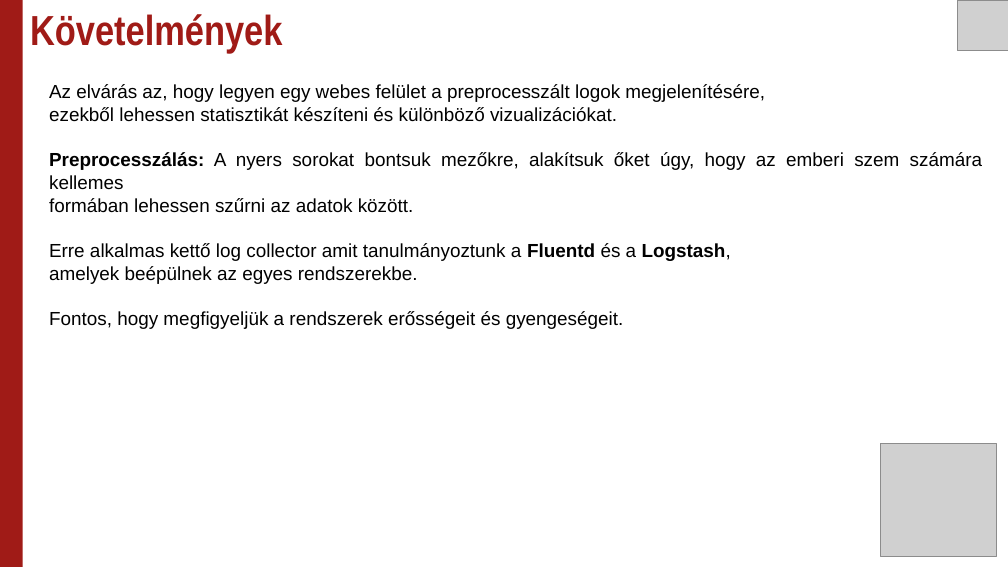
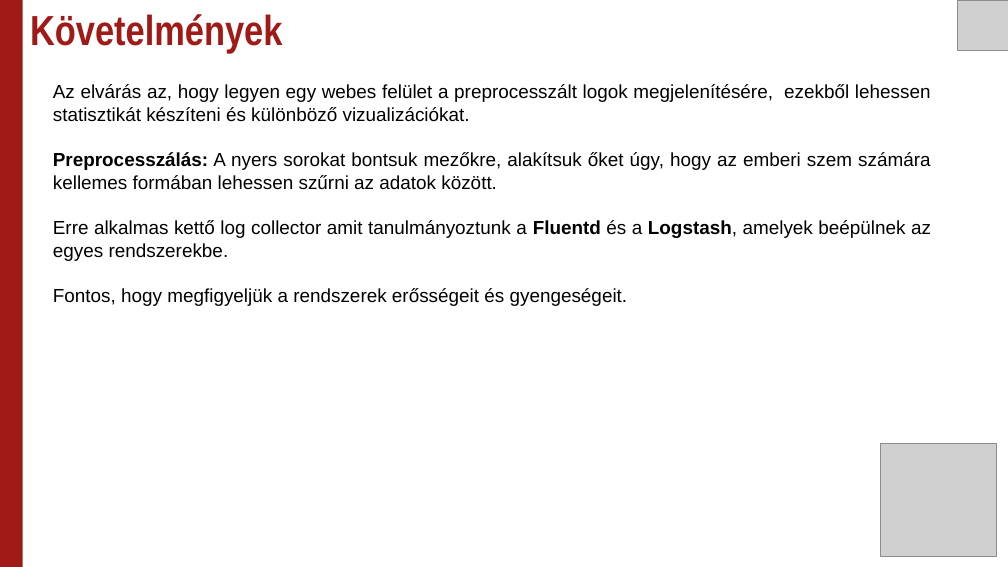
Before and after one commit to Uni-Sopron/temalabor-o21-I-NEW-Centralized-log-server, a slide deck: slide 4 of Témalabor - Centralized log server.pptx. Drawn at 1008x567 pixels with LibreOffice and Linux fonts; fonts in the diff are those of the drawing; grey boxes stand for pictures. Boxes give left, top, right and bottom in pixels: in the first picture for what was removed or moved away, otherwise in the second. Text is boxed around its words. In the diff, an @@ line names an element or a change of style, - is before the commit and + after.

```diff
--- a/Témalabor - Centralized log server.pptx
+++ b/Témalabor - Centralized log server.pptx
@@ text at bbox=[53, 84, 931, 261]: text changed @@
-Az elvárás az, hogy legyen egy webes felület a preprocesszált logok megjelenítésére,
-ezekből lehessen statisztikát készíteni és különböző vizualizációkat.
-Preprocesszálás: A nyers sorokat bontsuk mezőkre, alakítsuk őket úgy, hogy az emberi szem számára kellemes
-formában lehessen szűrni az adatok között.
-Erre alkalmas kettő log collector amit tanulmányoztunk a Fluentd és a Logstash,
-amelyek beépülnek az egyes rendszerekbe.
+Az elvárás az, hogy legyen egy webes felület a preprocesszált logok megjelenítésére, ezekből lehessen statisztikát készíteni és különböző vizualizációkat.
+Preprocesszálás: A nyers sorokat bontsuk mezőkre, alakítsuk őket úgy, hogy az emberi szem számára kellemes formában lehessen szűrni az adatok között.
+Erre alkalmas kettő log collector amit tanulmányoztunk a Fluentd és a Logstash, amelyek beépülnek az egyes rendszerekbe.
```
Also in this commit, not shown: 6 other slides changed, 1 slide added.
